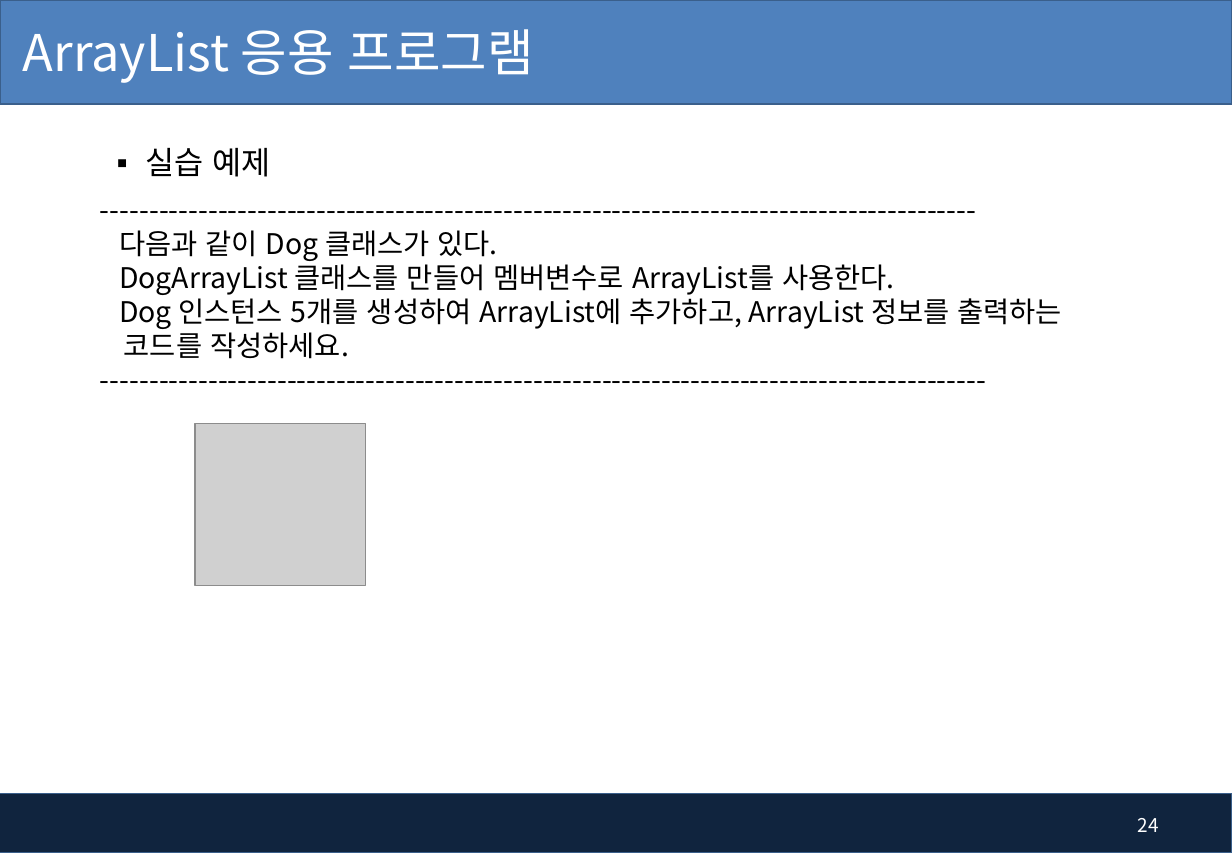
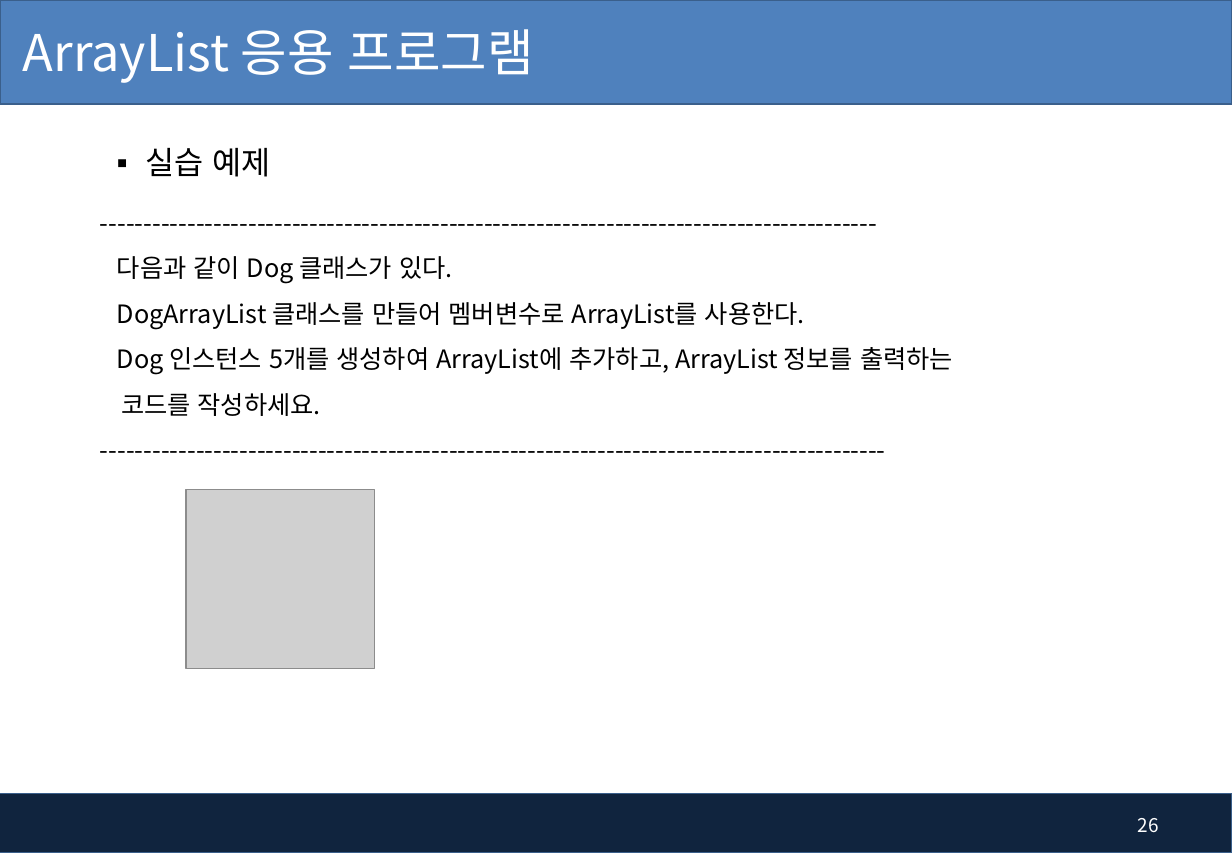
Before and after one commit to pshho/ngreen_project, a slide deck: slide 26 of javaWorks/자료/java_ppt/7장. 배열 객체와 ArrayList.pptx (slide 24 before the commit). Drawn at 1232x853 pixels with LibreOffice and Linux fonts; fonts in the diff are those of the drawing; grey boxes stand for pictures; background and template pictures are left out. Boxes give left, top, right and bottom in pixels: in the first picture for what was removed or moved away, otherwise in the second. Text is boxed around its words. In the diff, an @@ line names an element or a change of style, - is before the commit and + after.

```diff
--- a/javaWorks/자료/java_ppt/7장. 배열 객체와 ArrayList.pptx
+++ b/javaWorks/자료/java_ppt/7장. 배열 객체와 ArrayList.pptx
@@ text "------------------------------------------------------------ ..." at [117, 256, 953, 416]: size 18 to 16 pt; line spacing 1 to 1.5 @@
@@ picture: place and size @@
-picture at [196, 423, 366, 585]
+picture at [187, 489, 374, 668]
@@ page number at [1138, 818, 1159, 833]: text changed @@
-24
+26
```
Also in this commit, not shown: 1 other slide changed, 2 slides added, 58 other files.
